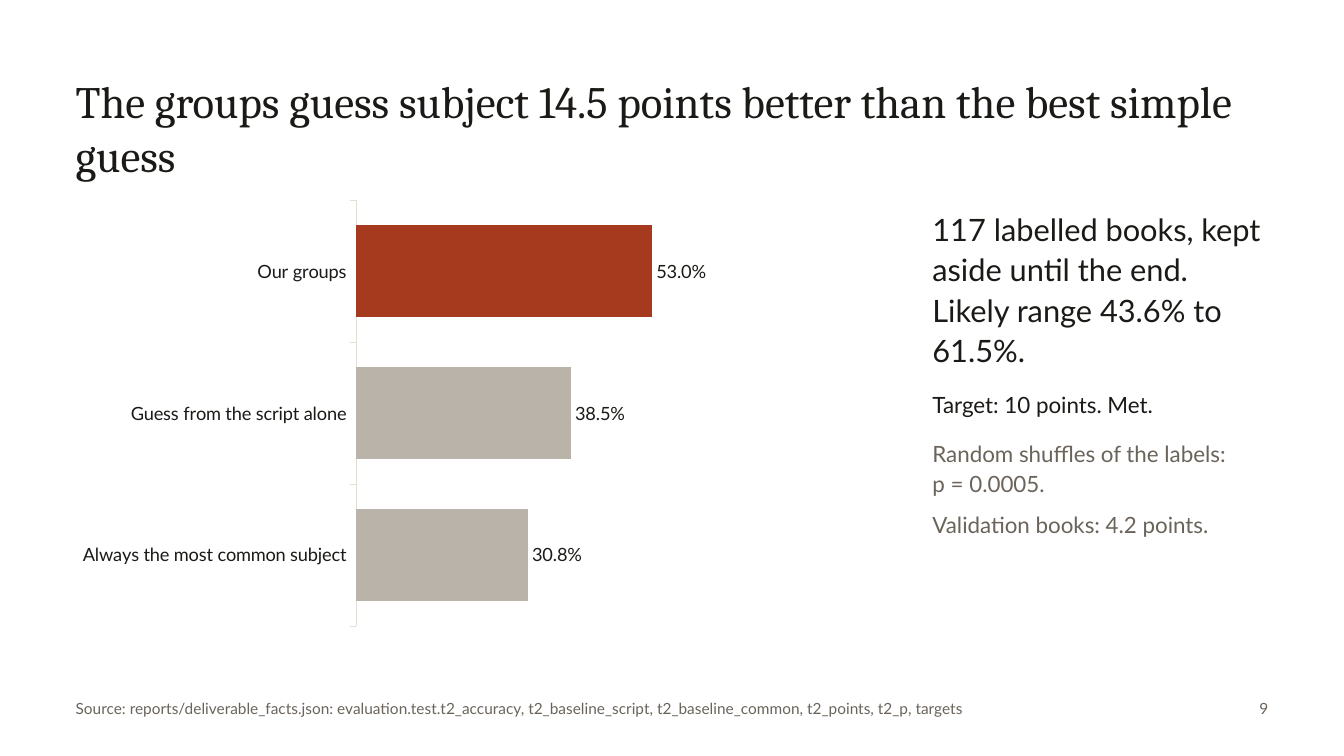
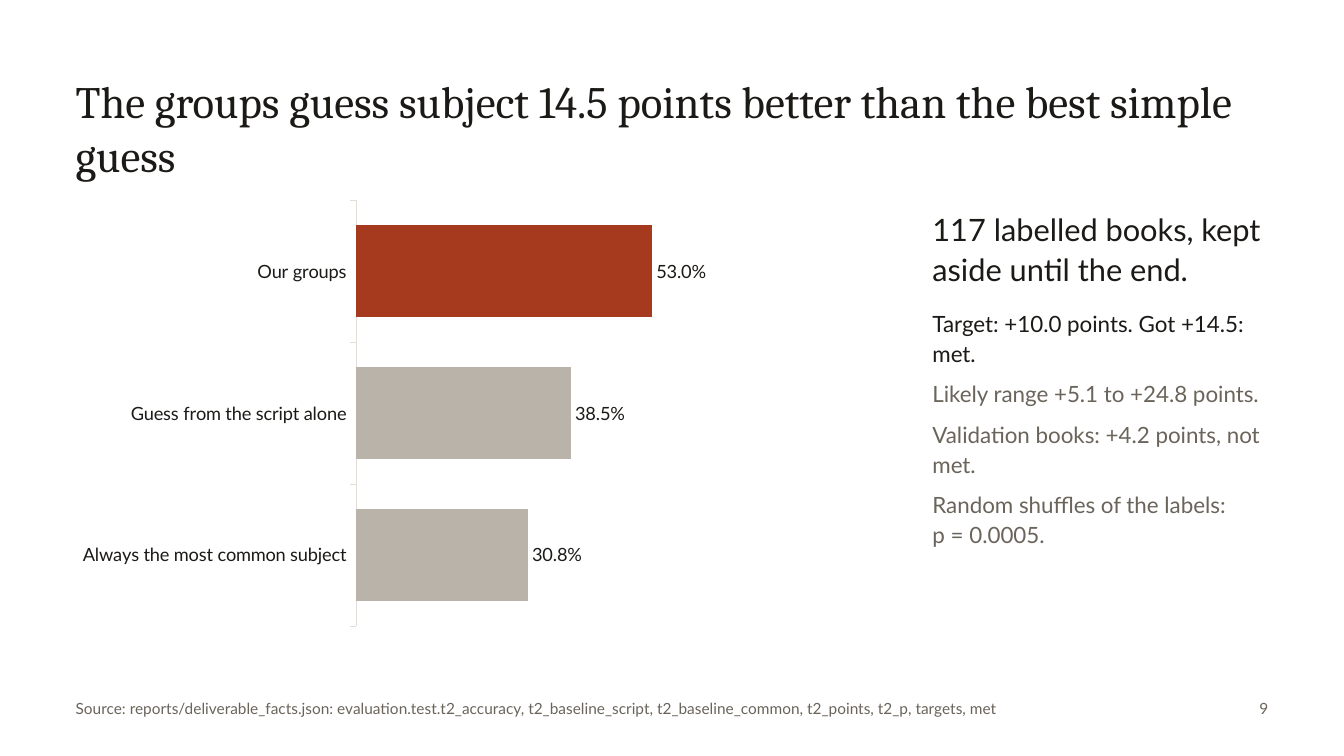
Before and after one commit to rohannes64/Grantha-Heritage-Tracker, a slide deck: slide 9 of Grantha_Heritage_Tracker_SIH26096.pptx. Drawn at 1344x756 pixels with LibreOffice and Linux fonts; fonts in the diff are those of the drawing. Boxes give left, top, right and bottom in pixels: in the first picture for what was removed or moved away, otherwise in the second. Text is boxed around its words. In the diff, an @@ line names an element or a change of style, - is before the commit and + after.

```diff
--- a/Grantha_Heritage_Tracker_SIH26096.pptx
+++ b/Grantha_Heritage_Tracker_SIH26096.pptx
@@ text at (932,218,1260,473): text changed; size 22 to 16 pt @@
-117 labelled books, kept aside until the end. Likely range 43.6% to 61.5%.
-Target: 10 points. Met.
+117 labelled books, kept aside until the end.
+Target: +10.0 points. Got +14.5: met.
+Likely range +5.1 to +24.8 points.
+Validation books: +4.2 points, not met.
@@ text at (932,496,1225,547): less space between paragraphs @@
@@ text at (932,516,1209,537): paragraph removed @@
-Validation books: 4.2 points.
@@ text at (76,702,996,717): text changed @@
-Source: reports/deliverable_facts.json: evaluation.test.t2_accuracy, t2_baseline_script, t2_baseline_common, t2_points, t2_p, targets
+Source: reports/deliverable_facts.json: evaluation.test.t2_accuracy, t2_baseline_script, t2_baseline_common, t2_points, t2_p, targets, met
```
Also in this commit, not shown: 6 other slides changed, 1 other file.
